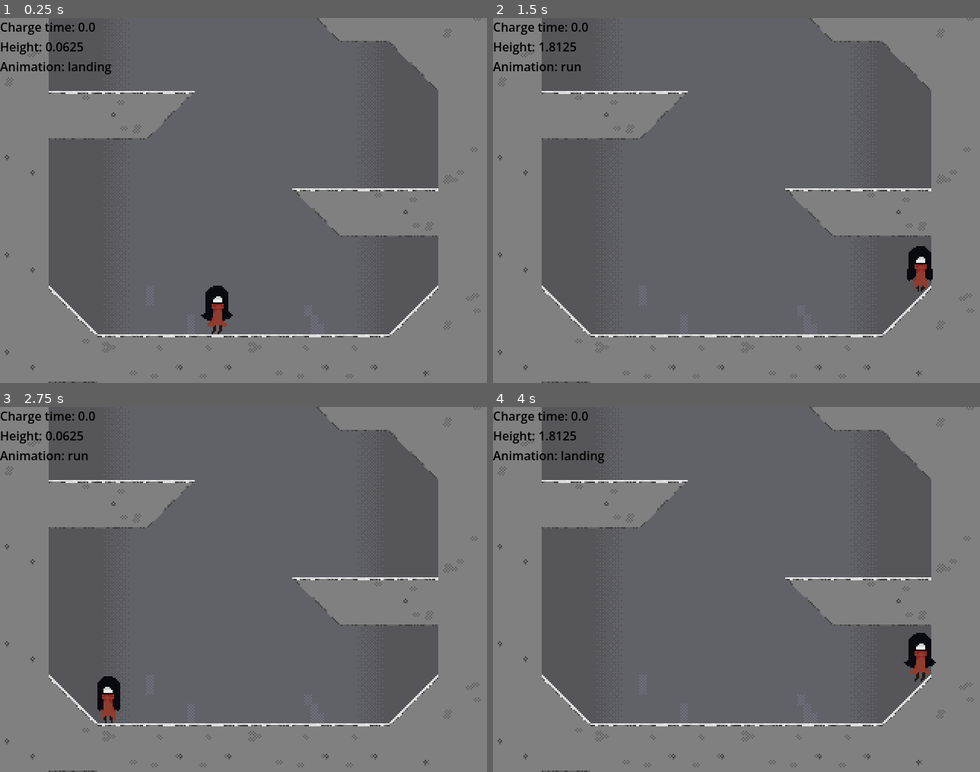
Above: before the commit, frames 1-4 (two rows, left to right).
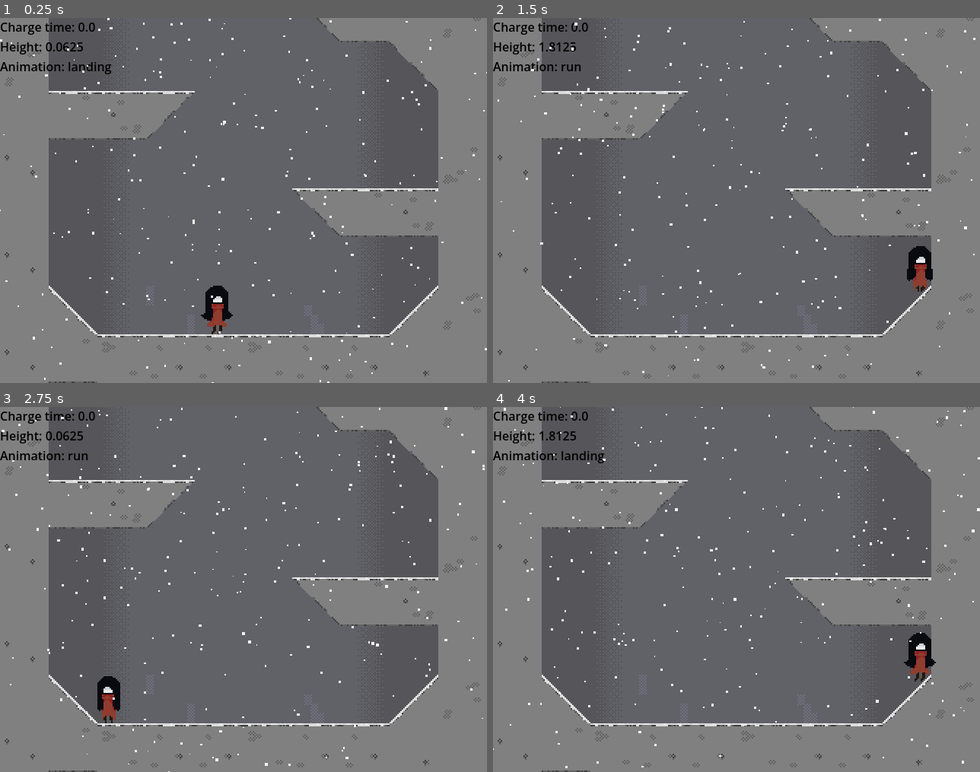
Above: after the commit, the same moments.

Repository: chukchageroj/gamejam
Game: Godot game, scene res://scenes/level_1.tscn
The game is run twice, just before and just after one commit, with the same random seed, the same clock (stepped at 60 frames per second) and the same inputs.
Inputs:
- Up to frame 1 (0.25 s): no input
- Up to frame 2 (1.5 s): hold D (right) from 0.53 s (still down); tap E (interact) at 0.6, 1.35 s; tap Space (jump) at 0.77 s
- Up to frame 3 (2.75 s): tap Space (jump) at 1.52 s; release D (right) at 2.03 s; hold A (left) from 2.03 s (still down); tap E (interact) at 2.1 s
- Up to frame 4 (4 s): release A (left) at 2.78 s; hold D (right) from 2.78 s (still down); tap E (interact) at 2.85, 3.6 s; tap Space (jump) at 3.02, 3.77 s

The runs differ from the first frame. In frame 1, 0.5% of the frame differs, in the area x 0-100%, y 0-100%; in frame 2, 0.5%; in frame 3, 0.5%; in frame 4, 0.5%.

Commit message:
Added snow animation
added snow animation to main scenes

Diff:
--- /dev/null
+++ b/ruslan.tscn
@@ -0,0 +1,8 @@
+[gd_scene format=3 uid="uid://c3eltsu7o0llu"]
+
+[ext_resource type="Script" uid="uid://dc7th3sn8i5ij" path="res://snow.gd" id="1_ar1uv"]
+
+[node name="RUSLAN" type="Node2D" unique_id=119701150]
+
+[node name="CanvasLayer" type="CanvasLayer" parent="." unique_id=1178875558]
+script = ExtResource("1_ar1uv")
--- a/scenes/level_1.tscn
+++ b/scenes/level_1.tscn
@@ -5,6 +5,7 @@
 [ext_resource type="Texture2D" uid="uid://jqx145jrhlf0" path="res://graphics/camp.png" id="3_4nkto"]
 [ext_resource type="Texture2D" uid="uid://cdxa2v4q7x55y" path="res://graphics/tileset.png" id="3_5xbjy"]
 [ext_resource type="Texture2D" uid="uid://dyjs0vkvohoar" path="res://graphics/E.png" id="4_4nkto"]
+[ext_resource type="Script" uid="uid://dc7th3sn8i5ij" path="res://snow.gd" id="6_fcfvj"]
 
 [sub_resource type="TileSetAtlasSource" id="TileSetAtlasSource_4nkto"]
 texture = ExtResource("3_5xbjy")
@@ -250,5 +251,8 @@
 theme_override_colors/font_color = Color(0, 0, 0, 1)
 text = "PEnis"
 
+[node name="CanvasLayer2" type="CanvasLayer" parent="." unique_id=1578917575]
+script = ExtResource("6_fcfvj")
+
 [connection signal="body_entered" from="Camp" to="." method="_on_camp_body_entered"]
 [connection signal="body_exited" from="Camp" to="." method="_on_camp_body_exited"]
--- a/scenes/player.tscn
+++ b/scenes/player.tscn
@@ -6,6 +6,7 @@
 [ext_resource type="Texture2D" uid="uid://c4m0h8gbaabpd" path="res://graphics/jump.png" id="4_fjrip"]
 [ext_resource type="Texture2D" uid="uid://cvithie50vt0p" path="res://graphics/landing.png" id="5_smehm"]
 [ext_resource type="Texture2D" uid="uid://bi4axm22njb5a" path="res://graphics/run.png" id="6_ur7pv"]
+[ext_resource type="Script" uid="uid://dc7th3sn8i5ij" path="res://snow.gd" id="7_fjrip"]
 
 [sub_resource type="CapsuleShape2D" id="CapsuleShape2D_7n3ac"]
 radius = 7.5
@@ -215,3 +216,6 @@
 autoplay = "idle"
 frame = 6
 frame_progress = 1.0
+
+[node name="CanvasLayer" type="CanvasLayer" parent="." unique_id=1764339308]
+script = ExtResource("7_fjrip")
--- /dev/null
+++ b/snow.gd
@@ -0,0 +1,34 @@
+extends CanvasLayer
+# Постоянный снег. Добавь этот узел (CanvasLayer + этот скрипт) в каждый уровень.
+# Частицы привязаны к экрану, поэтому снег идёт всегда, куда бы ни ехала камера.
+
+var particles: CPUParticles2D
+
+
+func _ready() -> void:
+	layer = 10  # поверх игры
+	particles = CPUParticles2D.new()
+	add_child(particles)
+
+	particles.amount = 150
+	particles.lifetime = 8.0
+	particles.preprocess = 8.0  # снег уже идёт в первый кадр
+	particles.emission_shape = CPUParticles2D.EMISSION_SHAPE_RECTANGLE
+	particles.direction = Vector2(0, 1)
+	particles.spread = 15.0
+	particles.gravity = Vector2(0, 0)
+	particles.initial_velocity_min = 40.0
+	particles.initial_velocity_max = 90.0
+	particles.scale_amount_min = 1.5
+	particles.scale_amount_max = 3.5
+	particles.color = Color(1, 1, 1, 0.9)
+
+	_update_area()
+	get_viewport().size_changed.connect(_update_area)
+
+
+func _update_area() -> void:
+	# Окно у нас растягивается (aspect=expand), поэтому подстраиваем зону под размер экрана
+	var size: Vector2 = get_viewport().get_visible_rect().size
+	particles.position = Vector2(size.x / 2.0, -10.0)
+	particles.emission_rect_extents = Vector2(size.x / 2.0 + 20.0, 1.0)
Not shown, added: snow.gd.uid
